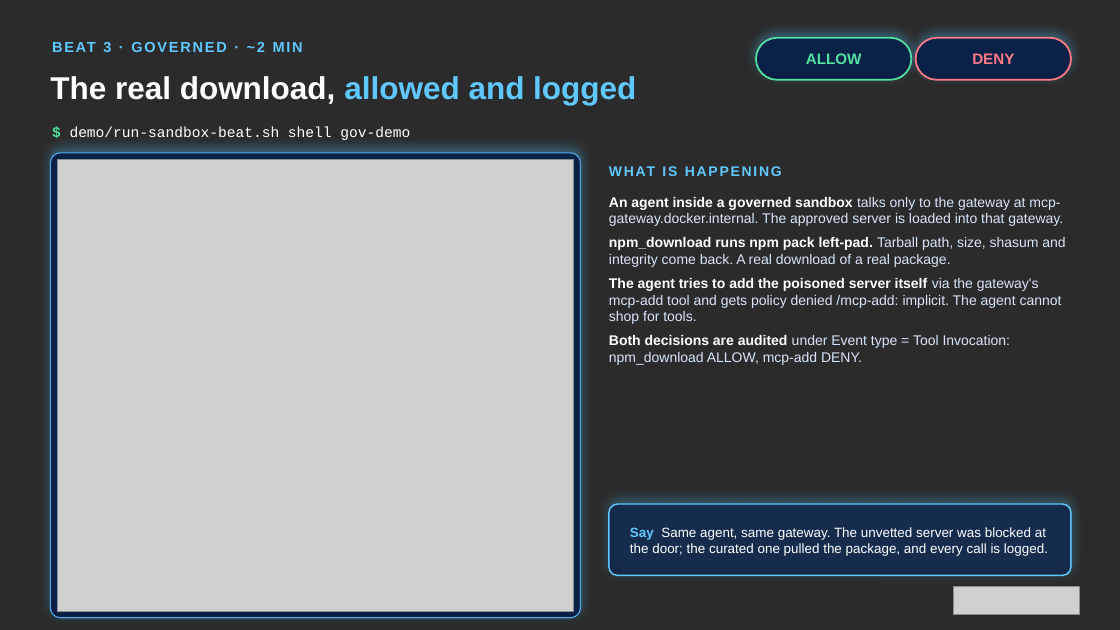
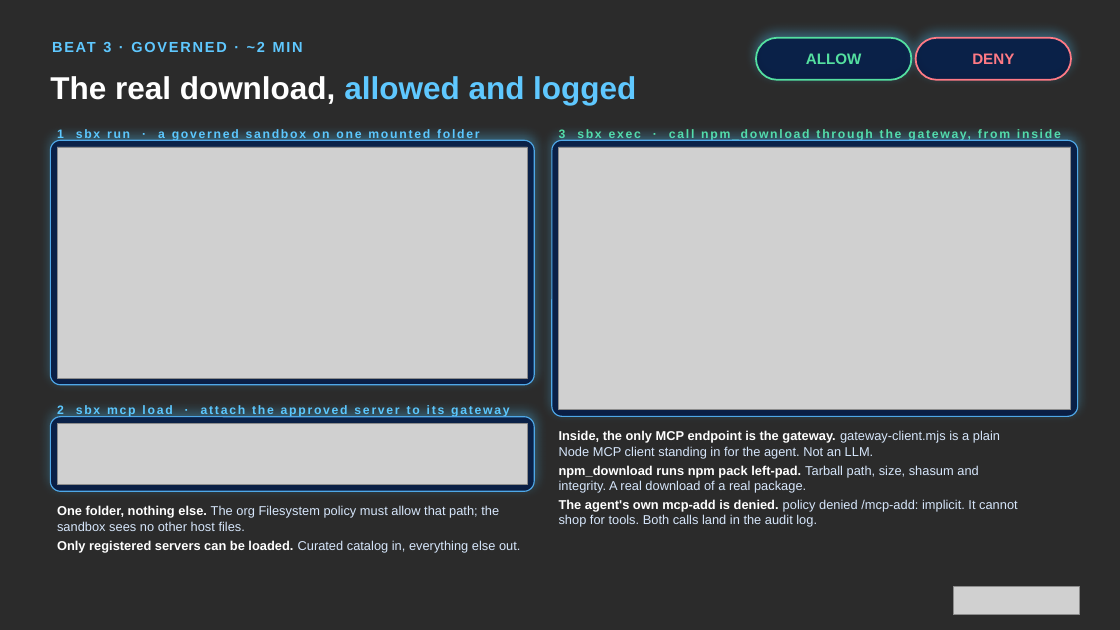
Before and after one commit to mmaxwell00/WADMCPDemo, a slide deck: slide 9 of slides/MCP-Governance-Demo-Screenshots.pptx (slide 7 before the commit). Drawn at 1120x630 pixels with LibreOffice and Linux fonts; fonts in the diff are those of the drawing; grey boxes stand for pictures; background and template pictures are left out; a plain dark background stands for a picture behind light text. Boxes give left, top, right and bottom in pixels: in the first picture for what was removed or moved away, otherwise in the second. Text is boxed around its words. In the diff, an @@ line names an element or a change of style, - is before the commit and + after.

```diff
--- a/slides/MCP-Governance-Demo-Screenshots.pptx
+++ b/slides/MCP-Governance-Demo-Screenshots.pptx
@@ rounded rectangle: place and size @@
-rounded rectangle at box(50, 153, 581, 618)
+rounded rectangle at box(50, 140, 534, 385)
@@ rounded rectangle at box(50, 140, 534, 385): proportions changed @@
@@ picture: place and size @@
-picture at box(57, 160, 574, 611)
+picture at box(57, 147, 528, 378)
@@ text at box(57, 128, 479, 141): text changed; size 12.5 to 10.5 pt; font Courier New to Arial; text colour #FFFFFF to #5FC8FF; bold on @@
-$ demo/run-sandbox-beat.sh shell gov-demo
+1 sbx run · a governed sandbox on one mounted folder
@@ rounded rectangle added at box(552, 140, 1078, 417), fill #061B44 at 90% opacity, outline #4FA8E8 1 pt @@
@@ text added at box(559, 128, 566, 141), 10.5 pt, text #54E0A0, bold @@
+3 sbx exec · call npm_download through the gateway, from inside
@@ picture added at box(559, 147, 1071, 410) @@
@@ text removed at box(609, 160, 1071, 183) @@
-WHAT IS HAPPENING
@@ rounded rectangle added at box(50, 417, 534, 492), fill #061B44 at 90% opacity, outline #4FA8E8 1 pt @@
@@ text added at box(57, 405, 509, 418), 10.5 pt, text #5FC8FF, bold @@
+2 sbx mcp load · attach the approved server to its gateway
@@ picture added at box(57, 423, 528, 485) @@
@@ text at box(559, 430, 1018, 527): text changed; size 12 to 11 pt @@
-• An agent inside a governed sandbox talks only to the gateway at mcp-gateway.docker.internal. The approved server is loaded into that gateway.
-• npm_download runs npm pack left-pad. Tarball path, size, shasum and integrity come back. A real download of a real package.
-• The agent tries to add the poisoned server itself via the gateway's mcp-add tool and gets policy denied /mcp-add: implicit. The agent cannot shop for tools.
-• Both decisions are audited under Event type = Tool Invocation: npm_download ALLOW, mcp-add DENY.
+• Inside, the only MCP endpoint is the gateway. gateway-client.mjs is a plain Node MCP client standing in for the agent. Not an LLM.
+• npm_download runs npm pack left-pad. Tarball path, size, shasum and integrity. A real download of a real package.
+• The agent's own mcp-add is denied. policy denied /mcp-add: implicit. It cannot shop for tools. Both calls land in the audit log.
@@ text at box(57, 505, 520, 553): text changed; size 11.5 to 11 pt; text colour #FFFFFF to #D6E6FB @@
-Say Same agent, same gateway. The unvetted server was blocked at the door; the curated one pulled the package, and every call is logged.
+• One folder, nothing else. The org Filesystem policy must allow that path; the sandbox sees no other host files.
+• Only registered servers can be loaded. Curated catalog in, everything else out.
@@ text "One folder, nothing else. The ..." at box(57, 505, 520, 553): vertical alignment middle to top @@
@@ rounded rectangle removed at box(609, 504, 1071, 576) @@
```
Also in this commit, not shown: 2 slides added, 14 other files.
